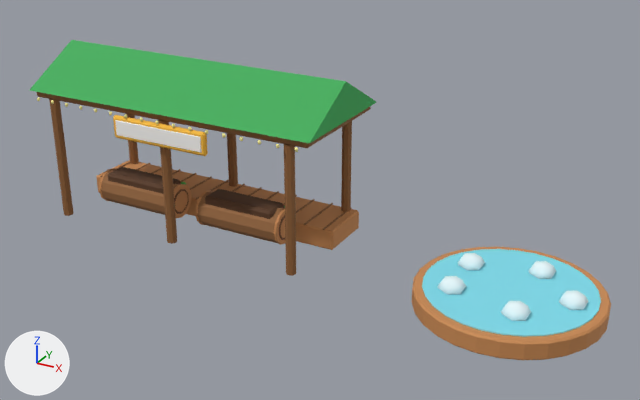
The glTF model public/models/buildings/park-flume.glb as it was, and as the next commit left it.
Before and after are seen from a 50 mm camera at (208.3, -15.92, 9.45) aimed at (199.52, 0.03, 1.47). Every picture has the same lights, and +X, +Y and +Z are marked at lower left. The older version comes first. Where no turn or scale is listed for an object, it has been applied to the vertices. Vertices at exactly the same position are counted once.

Before the edit, the objects in view are built like this:
```python
me_pk_flume_log1_mesh = bpy.data.meshes.new('pk_flume_log1_mesh')
me_pk_flume_log1_mesh.from_pydata(...)  # 176 vertices, 332 faces; spans x -1.15..1.15, y -0.45..0.45, z -0.44..0.44
me_pk_flume_log1_mesh.materials.append(mat_toy)
me_pk_flume_mesh = bpy.data.meshes.new('pk_flume_mesh')
me_pk_flume_mesh.from_pydata(...)  # 548 vertices, 928 faces; spans x -3.9..3.9, y -1.64..1.64, z -2.07..2.07
me_pk_flume_mesh.materials.append(mat_toy)
me_pk_flume_pool_mesh = bpy.data.meshes.new('pk_flume_pool_mesh')
me_pk_flume_pool_mesh.from_pydata(...)  # 268 vertices, 508 faces; spans x -2.0..2.0, y -2.0..2.0, z -0.35..0.35
me_pk_flume_pool_mesh.materials.append(mat_toy)
ob_pk_flume_log1_mesh = bpy.data.objects.new('pk_flume_log1_mesh', me_pk_flume_log1_mesh)
ob_pk_flume_log1_mesh.location = (197.5, 0.02, 0.63)
ob_pk_flume_mesh = bpy.data.objects.new('pk_flume_mesh', me_pk_flume_mesh)
ob_pk_flume_mesh.location = (196.0, 0.46, 2.07)
ob_pk_flume_pool_mesh = bpy.data.objects.new('pk_flume_pool_mesh', me_pk_flume_pool_mesh)
ob_pk_flume_pool_mesh.location = (204.0, 0.0, 0.35)
# also in view: 'pk_flume_log0_mesh' at (194.5, 0.02, 0.63)
```
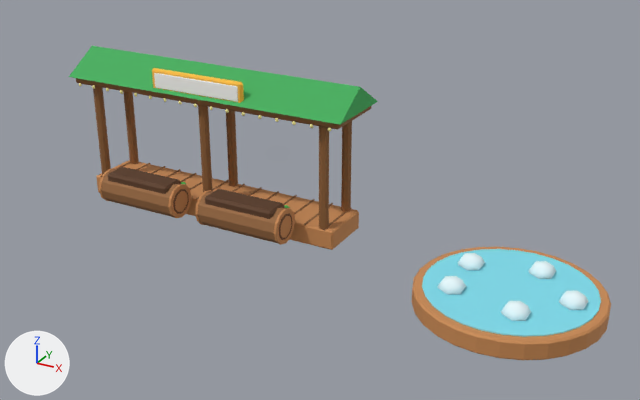
Location of each change, [x1, y1, x2, y2] in pixels of the pictures (640 x 400 px; the box of a moved part takes in the faces that stretch with it):
'pk_flume_mesh', reshaped, moved (11% narrower, 14% shorter): before [30, 40, 376, 276]; after [69, 46, 378, 250]
part 1 of me_pk_flume_mesh, moved or reshaped: [96, 160, 359, 250] in both
part 2 of me_pk_flume_mesh, moved or reshaped: before [296, 199, 315, 213]; after [294, 199, 315, 215]
part 3 of me_pk_flume_mesh, moved or reshaped: [303, 203, 333, 225] in both
part 4 of me_pk_flume_mesh, moved or reshaped: [323, 207, 352, 230] in both
part 5 of me_pk_flume_mesh, moved or reshaped: before [125, 113, 139, 164]; after [93, 86, 111, 175]
part 6 of me_pk_flume_mesh, moved or reshaped: before [49, 99, 73, 216]; after [123, 91, 139, 164]
part 7 of me_pk_flume_mesh, moved or reshaped: before [227, 133, 238, 186]; after [198, 105, 213, 192]
part 8 of me_pk_flume_mesh, moved or reshaped: before [158, 120, 177, 244]; after [226, 110, 238, 186]
part 9 of me_pk_flume_mesh, moved or reshaped: before [341, 121, 352, 212]; after [319, 126, 329, 229]
part 10 of me_pk_flume_mesh, moved or reshaped: before [284, 144, 296, 276]; after [341, 121, 352, 212]
part 11 of me_pk_flume_mesh, moved or reshaped: before [30, 40, 376, 143]; after [69, 46, 378, 125]
part 12 of me_pk_flume_mesh, moved or reshaped: before [113, 115, 208, 156]; after [152, 68, 244, 103]
part 13 of me_pk_flume_mesh, moved or reshaped: before [115, 120, 201, 153]; after [154, 73, 238, 102]
part 14 of me_pk_flume_mesh, moved or reshaped: before [37, 92, 371, 148]; after [76, 78, 371, 130]
part 15 of me_pk_flume_mesh, moved or reshaped: before [37, 97, 298, 152]; after [79, 83, 331, 132]

The change, as a diff of the scene's bpy script:
```diff
--- a/public/models/buildings/park-flume.glb.py
+++ b/public/models/buildings/park-flume.glb.py
@@ me_pk_flume_mesh @@
 # used by ob_pk_flume_mesh; location = (196.0, 0.46, 2.07)
-me_pk_flume_mesh.from_pydata(...)  # 548 vertices, 928 faces; spans x -3.9..3.9, y -1.64..1.64, z -2.07..2.07
+me_pk_flume_mesh.from_pydata(...)  # 548 vertices, 928 faces; spans x -3.9..3.9, y -0.95..0.95, z -1.92..1.92
+# me_pk_flume_mesh part 1: the loose piece of 24 vertices spanning x -3.6..3.6, y 0.04..1.44, z -2.07..-1.57 is moved by (0.0, -0.74, 0.15)
+# me_pk_flume_mesh part 2: the loose piece of 8 vertices spanning x 2.3..2.34, y 0.03..1.45, z -1.57..-1.55 is moved by (0.0, -0.74, 0.15)
+# me_pk_flume_mesh part 3: the loose piece of 8 vertices spanning x 2.82..2.86, y 0.03..1.45, z -1.57..-1.55 is moved by (0.0, -0.74, 0.15)
+# me_pk_flume_mesh part 4: the loose piece of 8 vertices spanning x 3.34..3.38, y 0.03..1.45, z -1.57..-1.55 is moved by (0.0, -0.74, 0.15)
+# me_pk_flume_mesh part 5: the loose piece of 16 vertices spanning x -3.42..-3.18, y 1.17..1.41, z -1.57..1.03 is moved by (0.0, -1.86, 0.15)
+# me_pk_flume_mesh part 6: the loose piece of 16 vertices spanning x -3.42..-3.18, y -1.49..-1.25, z -2.07..0.99 is scaled about its middle by (1, 1, 0.85), then moved by (0.0, 1.91, 0.42)
+# me_pk_flume_mesh part 7: the loose piece of 16 vertices spanning x -0.12..0.12, y 1.17..1.41, z -1.57..1.03 is moved by (0.0, -1.86, 0.15)
+# me_pk_flume_mesh part 8: the loose piece of 16 vertices spanning x -0.12..0.12, y -1.49..-1.25, z -2.07..0.99 is scaled about its middle by (1, 1, 0.85), then moved by (0.0, 1.91, 0.42)
+# me_pk_flume_mesh part 9: the loose piece of 16 vertices spanning x 3.18..3.42, y 1.17..1.41, z -1.57..1.03 is moved by (0.0, -1.86, 0.15)
+# me_pk_flume_mesh part 10: the loose piece of 16 vertices spanning x 3.18..3.42, y -1.49..-1.25, z -2.07..0.99 is scaled about its middle by (1, 1, 0.85), then moved by (0.0, 1.91, 0.42)
+# me_pk_flume_mesh part 11: the loose piece of 6 vertices spanning x -3.9..3.9, y -1.57..1.64, z 1.17..2.07 is scaled about its middle by (1, 0.594, 0.666), then moved by (0.0, -0.04, 0.0)
+# me_pk_flume_mesh part 12: the loose piece of 24 vertices spanning x -1.3..1.3, y -1.62..-1.48, z 0.41..0.96 is moved by (0.0, 0.77, 0.9)
+# me_pk_flume_mesh part 13: the loose piece of 24 vertices spanning x -1.23..1.23, y -1.63..-1.48, z 0.47..0.89 is moved by (0.0, 0.76, 0.9)
+# me_pk_flume_mesh part 14: all 6 vertices in x 3.76..3.8, y -1.47..-1.43, z 0.99..1.17 are moved by (0.0, 0.62, 0.15)
+# me_pk_flume_mesh part 15: 238 of the vertices in x -3.65..3.65, y -1.64..-1.54, z 0.94..1.04 are moved by (0.0, 0.71, 0.15)
+# other edits to the shape of me_pk_flume_mesh do not show in these pictures
 me_pk_flume_mesh.materials.append(mat_toy)
@@ ob_pk_flume_mesh @@
 ob_pk_flume_mesh = bpy.data.objects.new('pk_flume_mesh', me_pk_flume_mesh)
-ob_pk_flume_mesh.location = (196.0, 0.46, 2.07)
+ob_pk_flume_mesh.location = (196.0, 1.2, 1.92)
```
